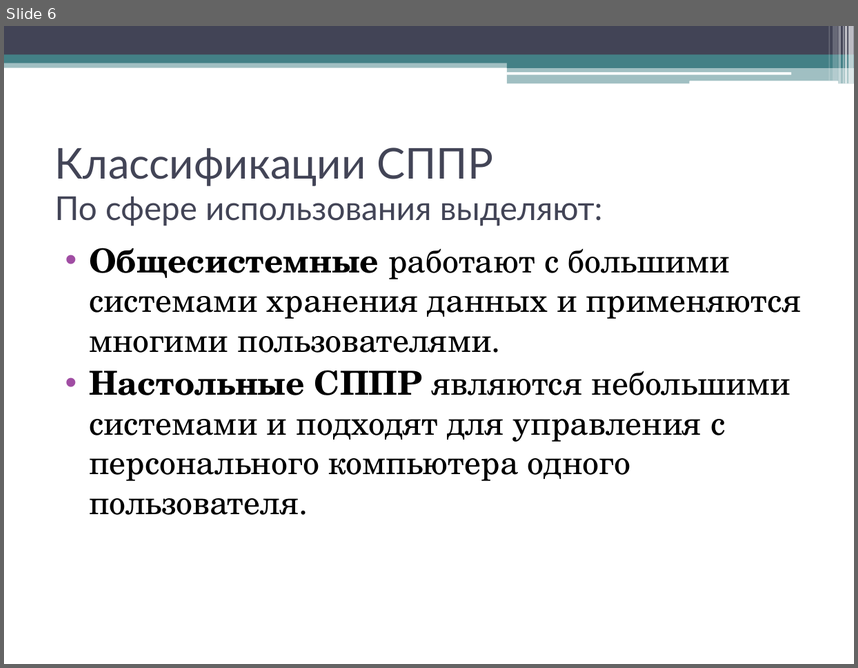
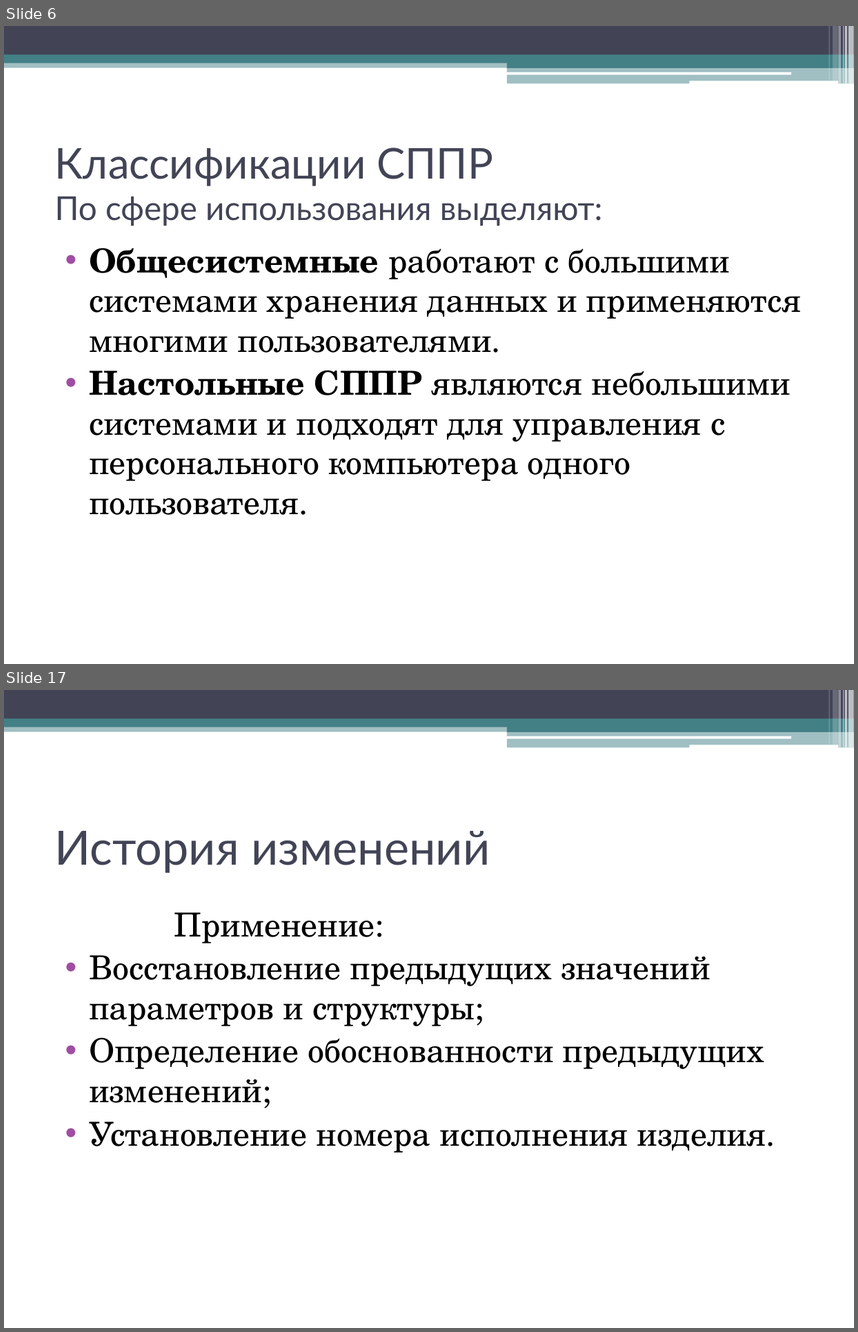
Before and after one commit to andreytemn/university, a slide deck: 5kurs/graf/Tem521PPRpresent.pptx. Shown one above the other, each under a label of ours: slide 6 before the commit, slides 6 and 17 after it; the slides between them are not shown. The pictures are 858x668 and 858x1332 pixels, drawn with LibreOffice and Linux fonts; fonts in the diff are those of the drawing. Boxes give left, top, right and bottom in pixels: in the first picture for what was removed or moved away, otherwise in the second. Text is boxed around its words. In the diff, an @@ line names an element or a change of style, - is before the commit and + after.

```diff
--- a/5kurs/graf/Tem521PPRpresent.pptx
+++ b/5kurs/graf/Tem521PPRpresent.pptx
@@ slide 17 added at (x1=4, y1=690, x2=854, y2=1328), background #FFFFFF; not listed: 13 template elements that a slide beside it also shows @@
@@ title added at (x1=55, y1=831, x2=490, y2=873), 40 pt, text #424456 @@
+История изменений
@@ text added at (x1=89, y1=912, x2=766, y2=1152), 28 pt, text #000000 @@
+Применение:
+• Восстановление предыдущих значений параметров и структуры;
+• Определение обоснованности предыдущих изменений;
+• Установление номера исполнения изделия.
```
Also in this commit, not shown: 13 other slides added, 1 slide removed, 3 other files.
